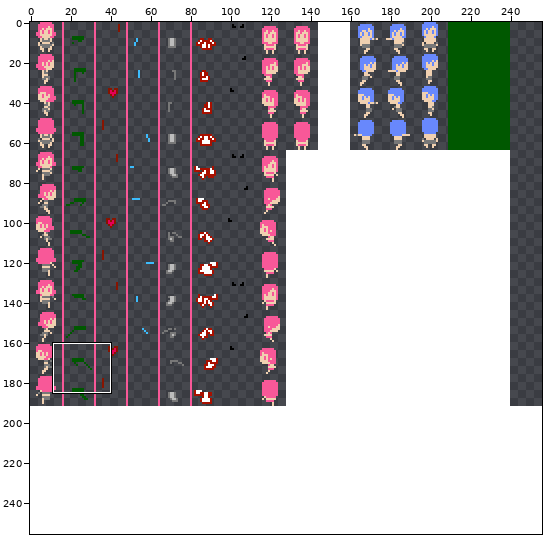
Two states of a sprite sheet, assets/player_sheet.png. Above, an overview of the earlier version with the close-up marked.
Close-up. Before the edit:
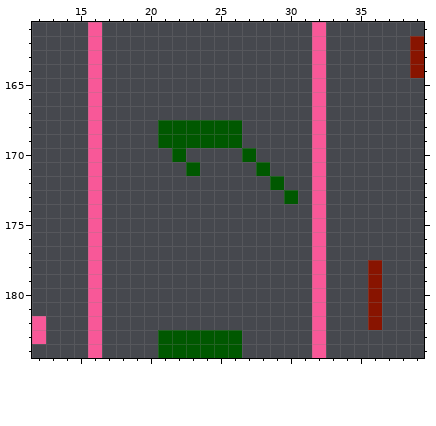
The file is 256x256 pixels. Colours within 5 levels of each other are drawn and written as one. Shown: x 12..39, y 161..184.
New version:
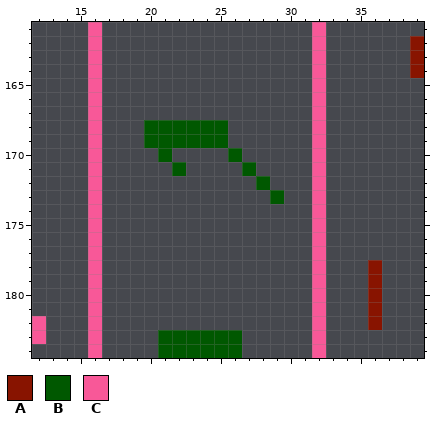
Palette (. is transparent): A #881400  B #005800  C #f85898
Commit message: scarf alignment
From old to new:
y 168..169: x 20 . -> B; x 26 B -> .
y 170: x 21..22 .B -> B.; x 26..27 .B -> B.
y 171: x 22..23 .B -> B.; x 27..28 .B -> B.
y 172: x 28..29 .B -> B.
y 173: x 29..30 .B -> B.
